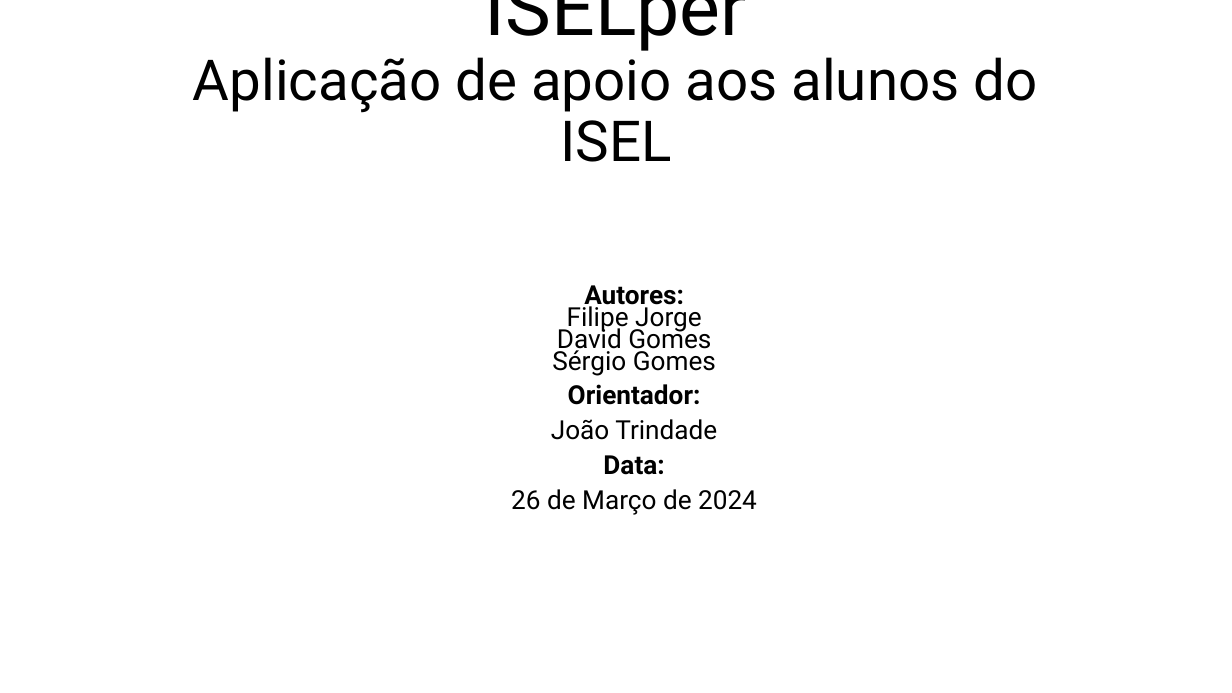
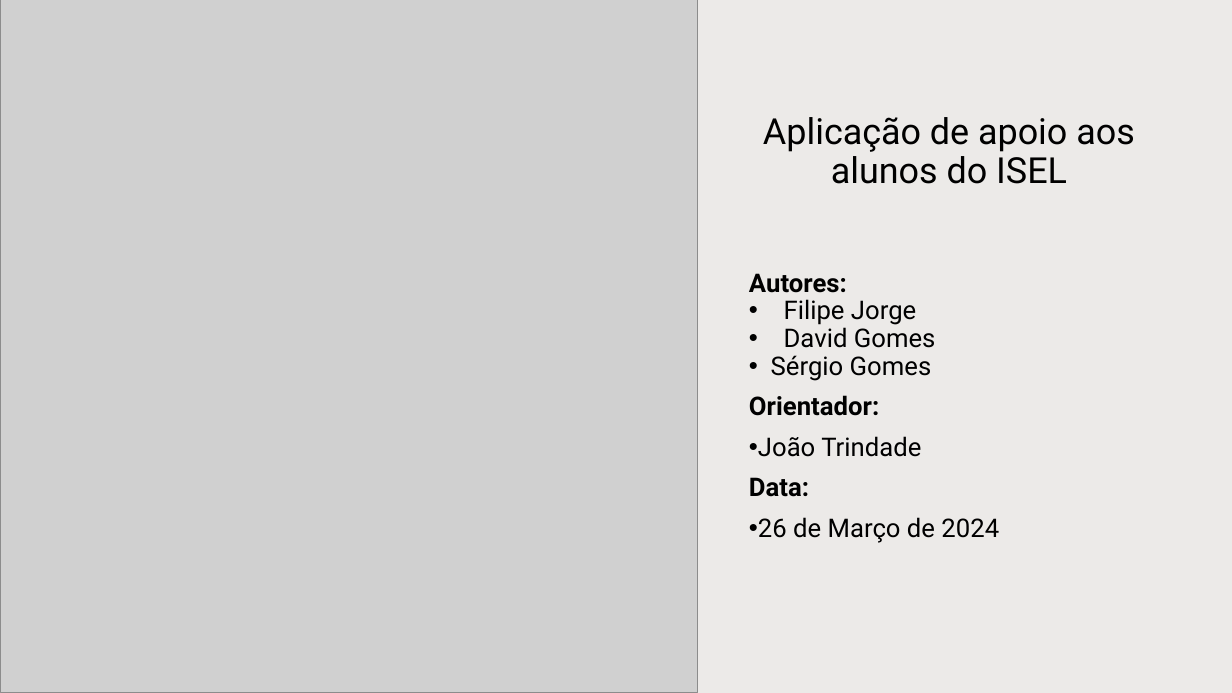
Before and after one commit to sergiomiguelzorro/ps_tests2324, a slide deck: slide 1 of src/main/resources/G03_apresentação.pptx. Drawn at 1232x693 pixels with LibreOffice and Linux fonts; fonts in the diff are those of the drawing; grey boxes stand for pictures. Boxes give left, top, right and bottom in pixels: in the first picture for what was removed or moved away, otherwise in the second. Text is boxed around its words. In the diff, an @@ line names an element or a change of style, - is before the commit and + after.

```diff
--- a/src/main/resources/G03_apresentação.pptx
+++ b/src/main/resources/G03_apresentação.pptx
@@ picture added at bbox=[0, 0, 698, 693] @@
@@ rectangle added at bbox=[482, 0, 1232, 693], fill #82766A at 15% opacity @@
@@ title "Aplicação de apoio aos alunos ..." at bbox=[763, 117, 1135, 184]: vertical alignment bottom to middle @@
@@ title at bbox=[763, 117, 1135, 184]: text changed; size 44 to 28 pt @@
-ISELper
-Aplicação de apoio aos alunos do ISEL
+Aplicação de apoio aos alunos do ISEL
@@ subtitle "Autores:": place and size @@
-subtitle "Autores:" at bbox=[511, 285, 757, 515]
+subtitle "Autores:" at bbox=[749, 273, 999, 543]
@@ subtitle at bbox=[749, 273, 936, 348]: text changed; size 20.4 to 20 pt @@
-Autores:
-Filipe Jorge
-David Gomes
+Autores:
+• Filipe Jorge
+• David Gomes
@@ subtitle at bbox=[749, 355, 999, 543]: size 20.4 to 20 pt in "Sérgio Gomes", "Orientador:", "João Trindade", "Data:" and 1 more places; alignment centre to left; bullet none to •; line spacing 0.7 to 0.9 @@
```
Also in this commit, not shown: 4 other slides changed, 1 other file.
